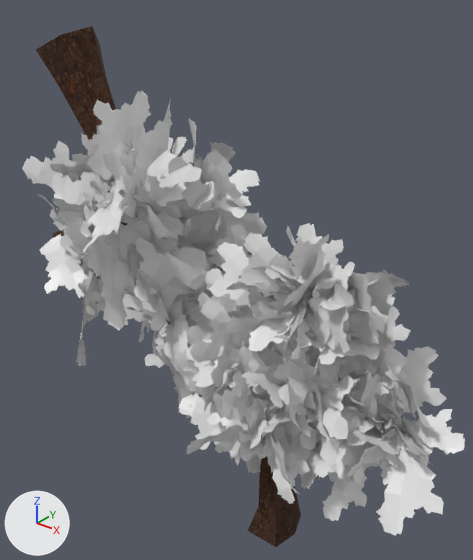
The FBX model Assets/_GoodCopBadCop/_Models/TREEBOSS.fbx, before and after one commit.
Rendered twice from a 50 mm lens placed at (6.06, -8.93, 11.14), pointed at (-2.59, 1.89, 4.44). The lights are fixed; the arrows at lower left show +X, +Y and +Z. The picture after the commit comes second.

Names of what the first picture shows: '3877913c9ee8911a740fcf2bfdaed610', '3877913c9ee8911a740fcf2bfdaed610.037'.
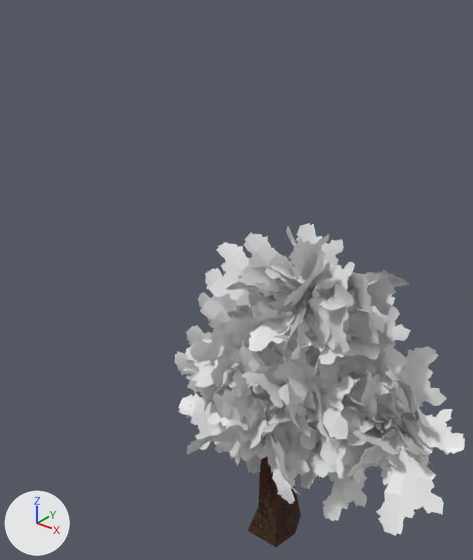
The newer file is also turned or shifted as a whole; pictures and numbers use the older file's frame.

Location of each change, (x1, y1, x2, y2) in pixels of the pictures (473 x 560 px):
'3877913c9ee8911a740fcf2bfdaed610', deleted
    before: (22, 26, 267, 410)
    faces in mat_leaves (white #e7e7e7): (22, 91, 267, 410)
    faces in mat_material_001 (picture img_defaultmaterial_base_color_png): (36, 26, 170, 324)

The change in detail:
Object '3877913c9ee8911a740fcf2bfdaed610' (ob_3877913c9ee8911a740fcf2bfdaed610) is deleted.
